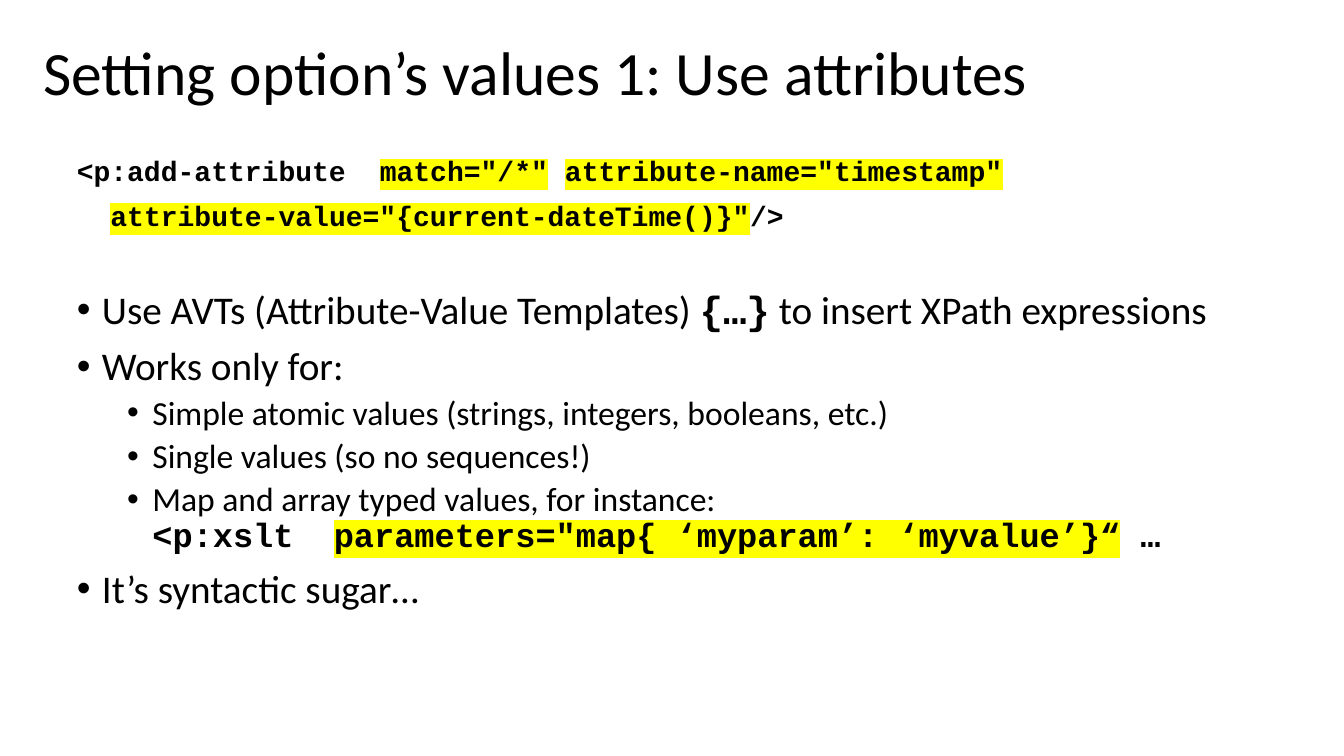
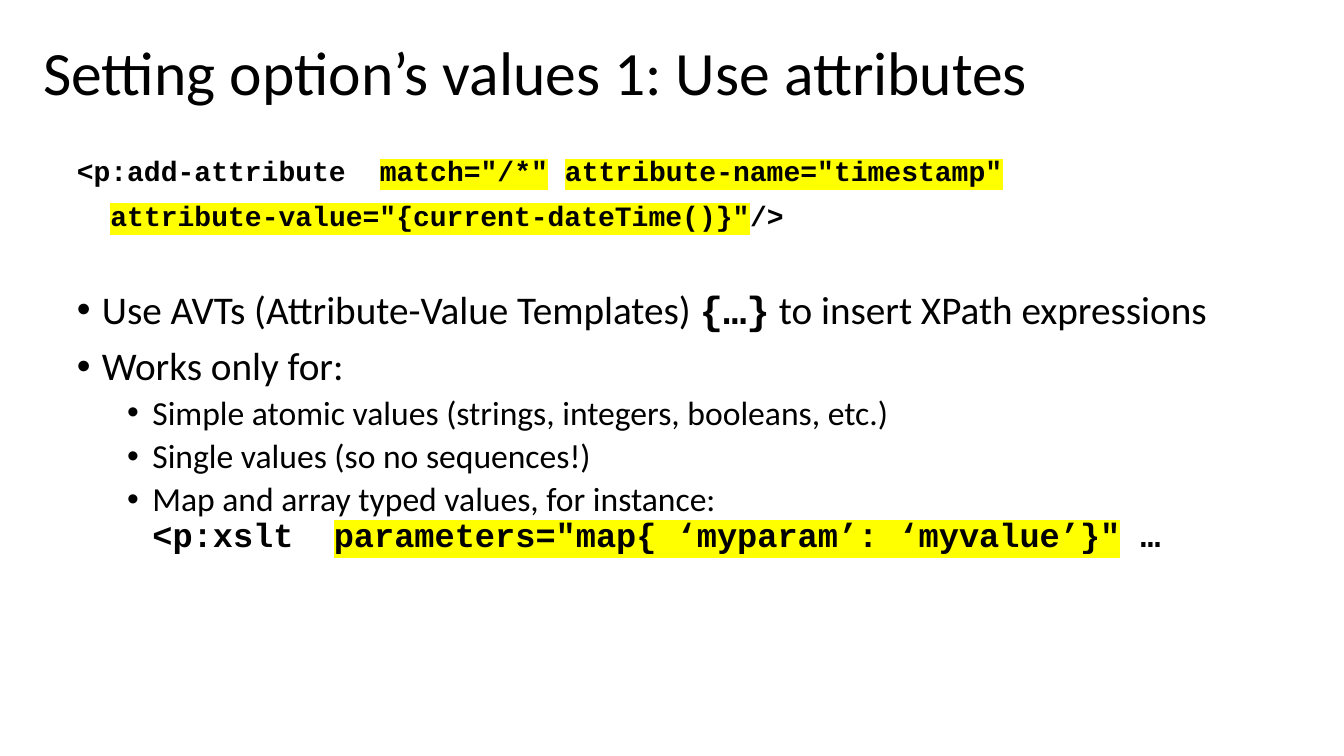
Before and after one commit to xatapult/markupuk-2020, a slide deck: slide 5 of 101-B/presentation/markupuk-2020-101-B.pptx (slide 4 before the commit). Drawn at 1344x756 pixels with LibreOffice and Linux fonts; fonts in the diff are those of the drawing; background and template pictures are left out. Boxes give left, top, right and bottom in pixels: in the first picture for what was removed or moved away, otherwise in the second. Text is boxed around its words. In the diff, an @@ line names an element or a change of style, - is before the commit and + after.

```diff
--- a/101-B/presentation/markupuk-2020-101-B.pptx
+++ b/101-B/presentation/markupuk-2020-101-B.pptx
@@ text at (x1=152, y1=487, x2=1121, y2=557): text changed; font Calibri to Courier New; bold on @@
-  • Map and array typed values, for instance:
-    <p:xslt parameters="map{ ‘myparam’: ‘myvalue’}“ …
-• It’s syntactic sugar…
+  • Map and array typed values, for instance:
+    <p:xslt parameters="map{ ‘myparam’: ‘myvalue’}" …
```
Also in this commit, not shown: 2 other slides changed, 11 slides added, 13 other files.
